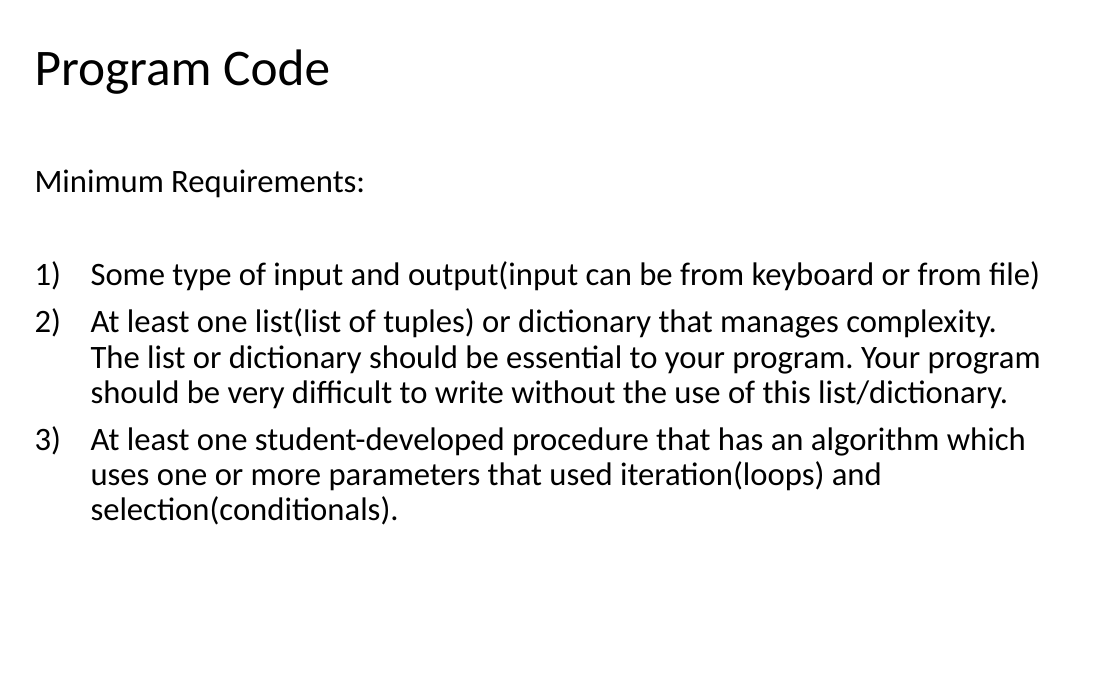
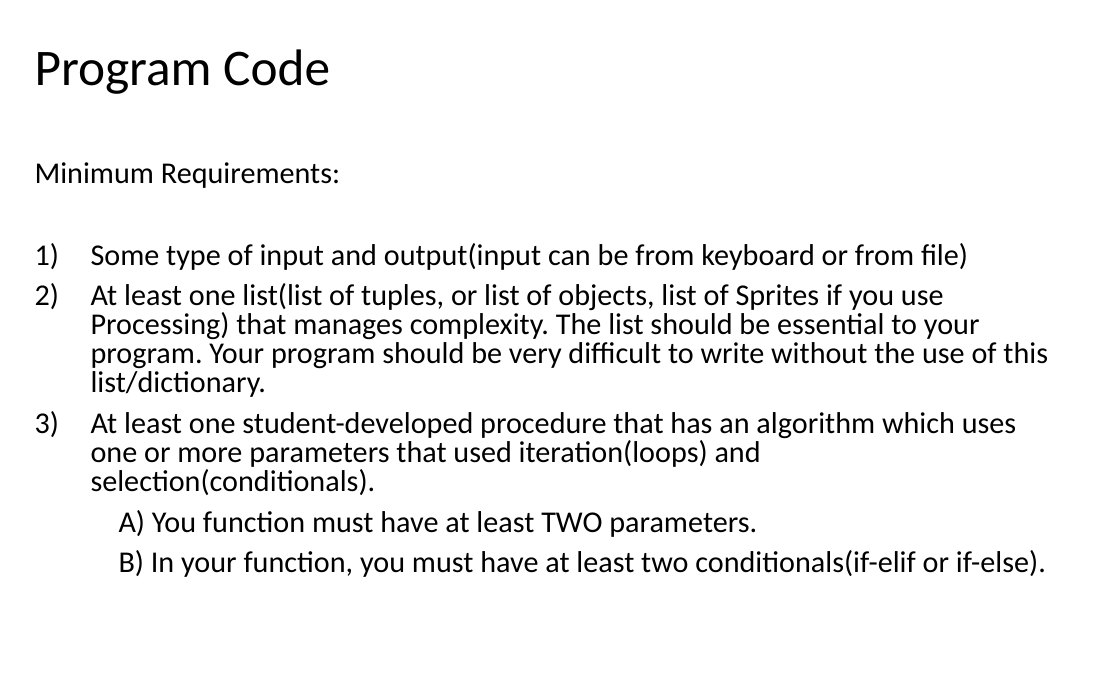
Before and after one commit to LongBaoNguyen/longbaonguyen.github.io, a slide deck: slide 21 of courses/apcsp/create_task/create_task.pptx. Drawn at 1120x700 pixels with LibreOffice and Linux fonts; fonts in the diff are those of the drawing. Boxes give left, top, right and bottom in pixels: in the first picture for what was removed or moved away, otherwise in the second. Text is boxed around its words. In the diff, an @@ line names an element or a change of style, - is before the commit and + after.

```diff
--- a/courses/apcsp/create_task/create_task.pptx
+++ b/courses/apcsp/create_task/create_task.pptx
@@ text at [35,162,1016,495]: size 21 to 19.4 pt in "Minimum Requirements:", "Some type of input and output(input can ...", "At least one student-developed procedure that has ..."; line spacing 0.9 to 0.8 @@
@@ text at [91,283,1048,397]: text changed; size 21 to 19.4 pt @@
-2) At least one list(list of tuples) or dictionary that manages complexity. The list or dictionary should be essential to your program. Your program should be very difficult to write without the use of this list/dictionary.
+2) At least one list(list of tuples, or list of objects, list of Sprites if you use Processing) that manages complexity. The list should be essential to your program. Your program should be very difficult to write without the use of this list/dictionary.
@@ text at [119,510,1046,577]: paragraphs added @@
+A) You function must have at least TWO parameters.
+B) In your function, you must have at least two conditionals(if-elif or if-else).
```
Also in this commit, not shown: 2 other slides changed, 1 slide added, 2 slides removed, 6 other files.
